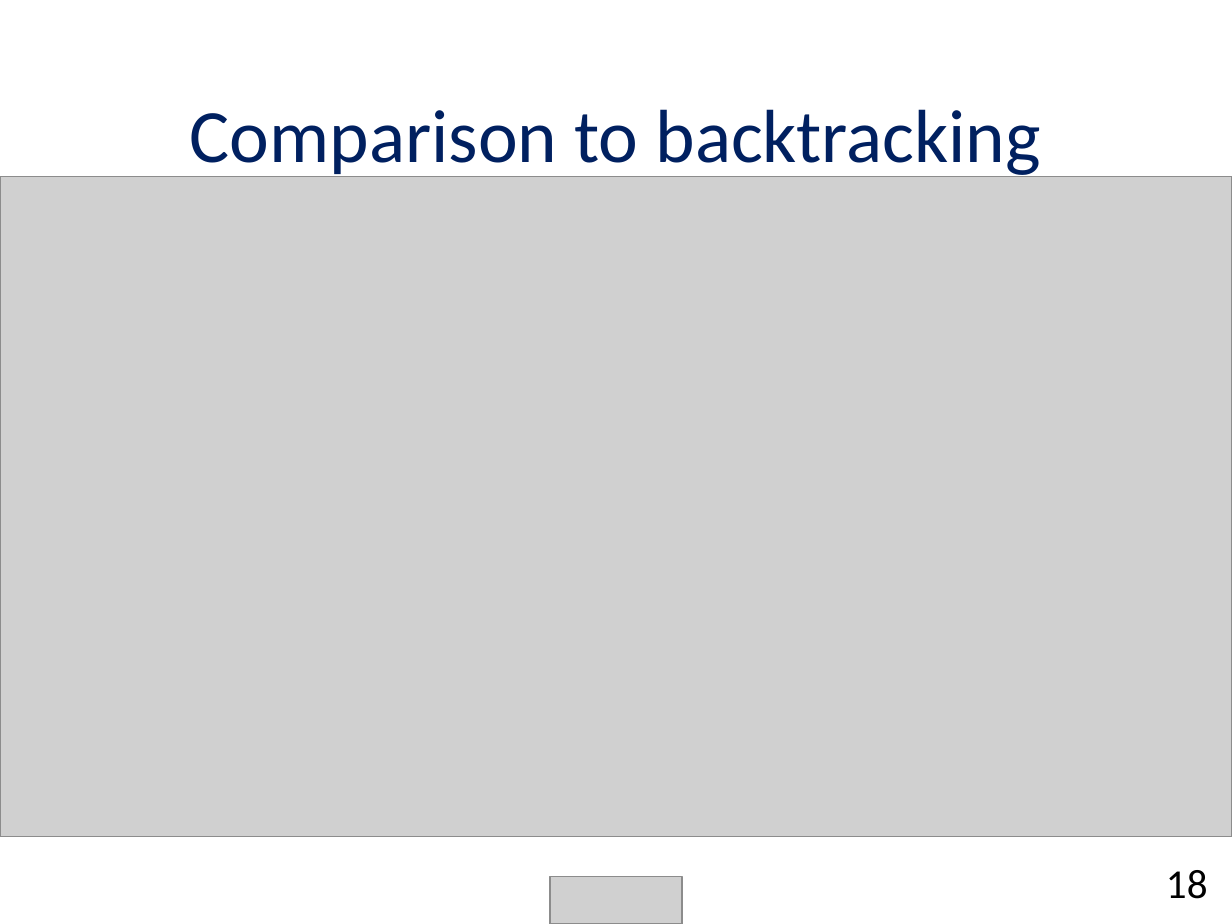
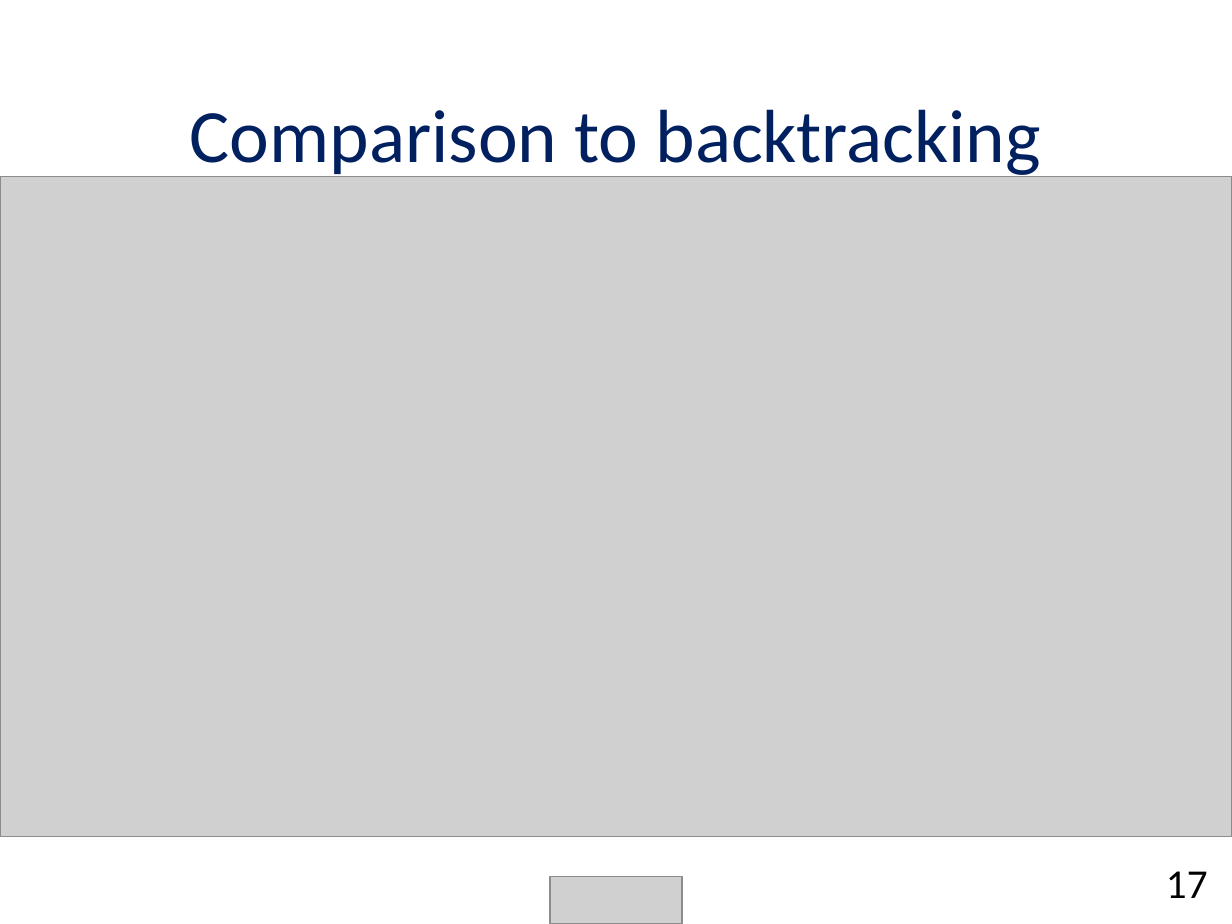
Before and after one commit to chendudai/Sudoku, a slide deck: slide 17 of Presentation/final_presentation.pptx (slide 18 before the commit). Drawn at 1232x924 pixels with LibreOffice and Linux fonts; fonts in the diff are those of the drawing; grey boxes stand for pictures. Boxes give left, top, right and bottom in pixels: in the first picture for what was removed or moved away, otherwise in the second. Text is boxed around its words. In the diff, an @@ line names an element or a change of style, - is before the commit and + after.

```diff
--- a/Presentation/final_presentation.pptx
+++ b/Presentation/final_presentation.pptx
@@ text at [1166,871,1208,898]: text changed @@
-18
+17
```
Also in this commit, not shown: 6 other slides changed, 1 slide added, 2 slides removed.
